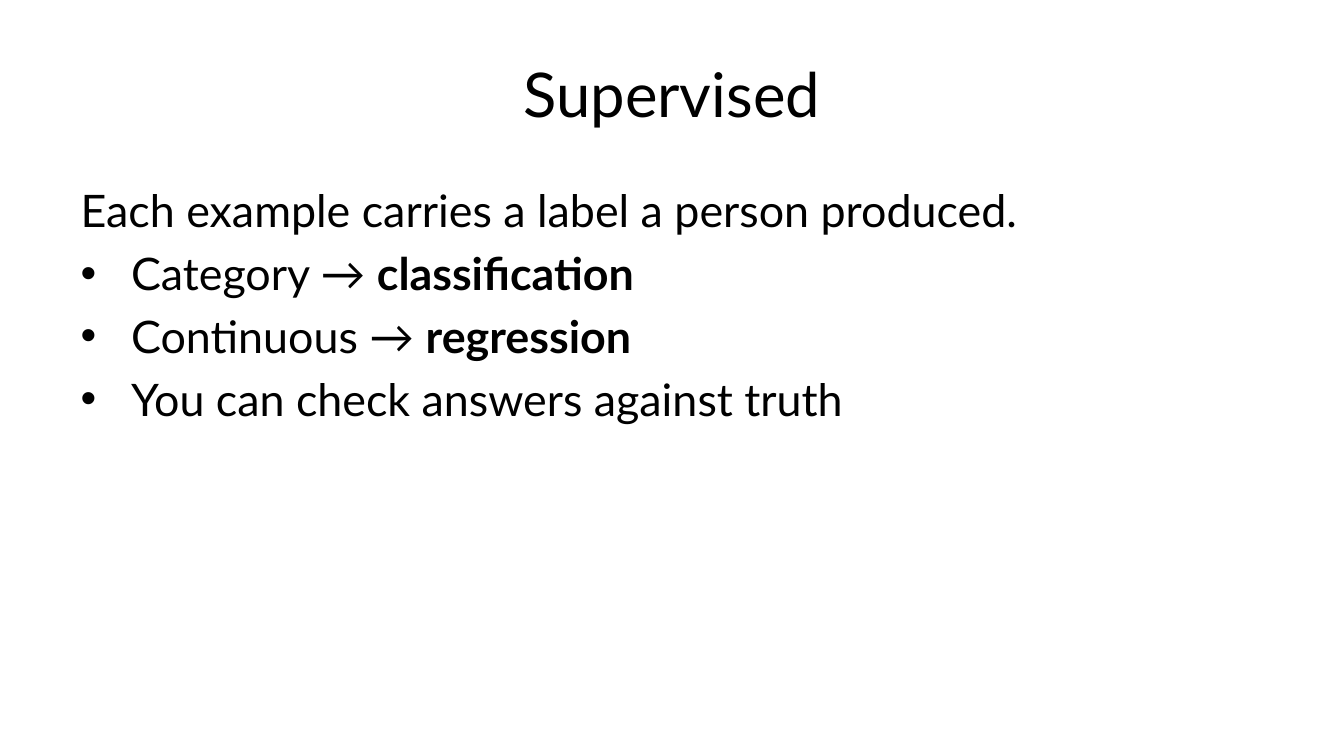
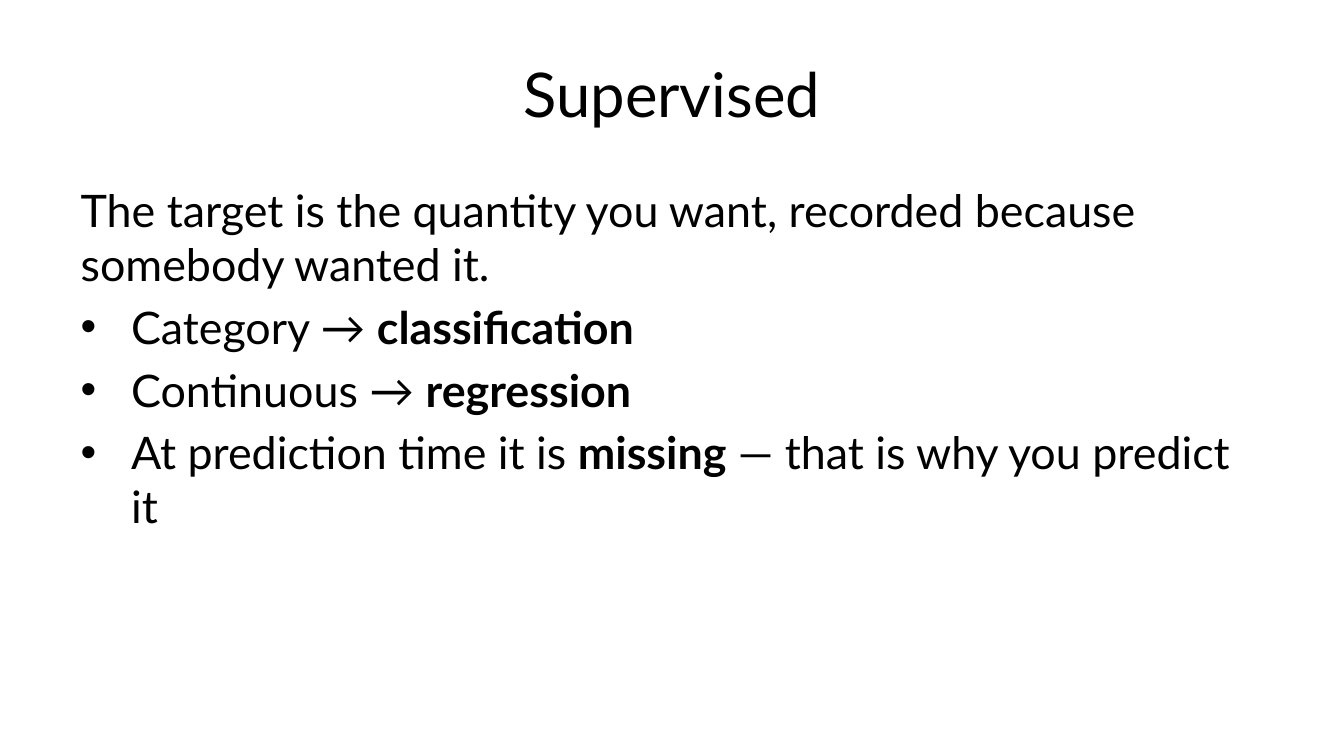
Before and after one commit to fabioantonini/technologies-for-artificial-intelligence, a slide deck: slide 33 of Lessons/01_introduction_and_workflow/Slides/introduction_and_workflow_slides.pptx. Drawn at 1344x756 pixels with LibreOffice and Linux fonts; fonts in the diff are those of the drawing; background and template pictures are left out. Boxes give left, top, right and bottom in pixels: in the first picture for what was removed or moved away, otherwise in the second. Text is boxed around its words. In the diff, an @@ line names an element or a change of style, - is before the commit and + after.

```diff
--- a/Lessons/01_introduction_and_workflow/Slides/introduction_and_workflow_slides.pptx
+++ b/Lessons/01_introduction_and_workflow/Slides/introduction_and_workflow_slides.pptx
@@ text at (x1=81, y1=194, x2=1135, y2=289): text changed @@
-Each example carries a label a person produced.
+The target is the quantity you want, recorded because somebody wanted it.
@@ text at (x1=131, y1=435, x2=1229, y2=524): text changed @@
-• You can check answers against truth
+• At prediction time it is missing — that is why you predict it
```
Also in this commit, not shown: 1 other slide changed, 5 other files.
